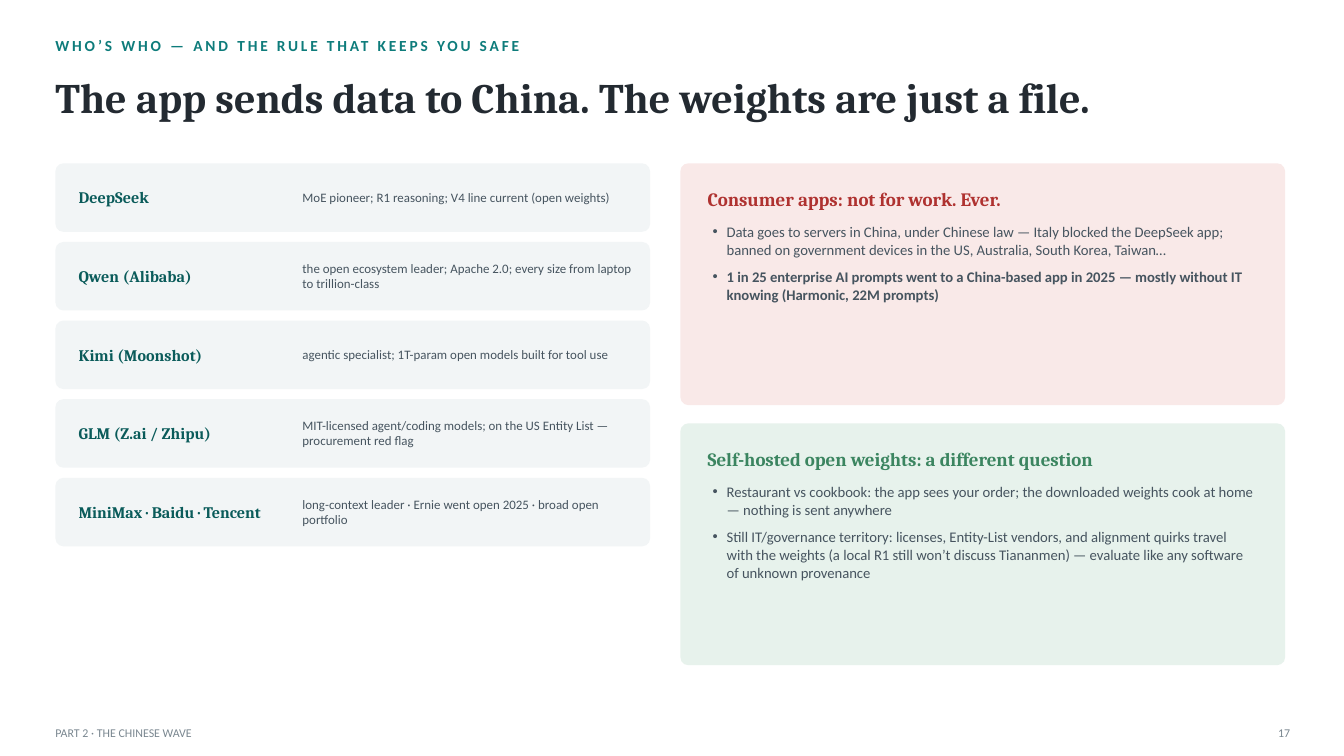
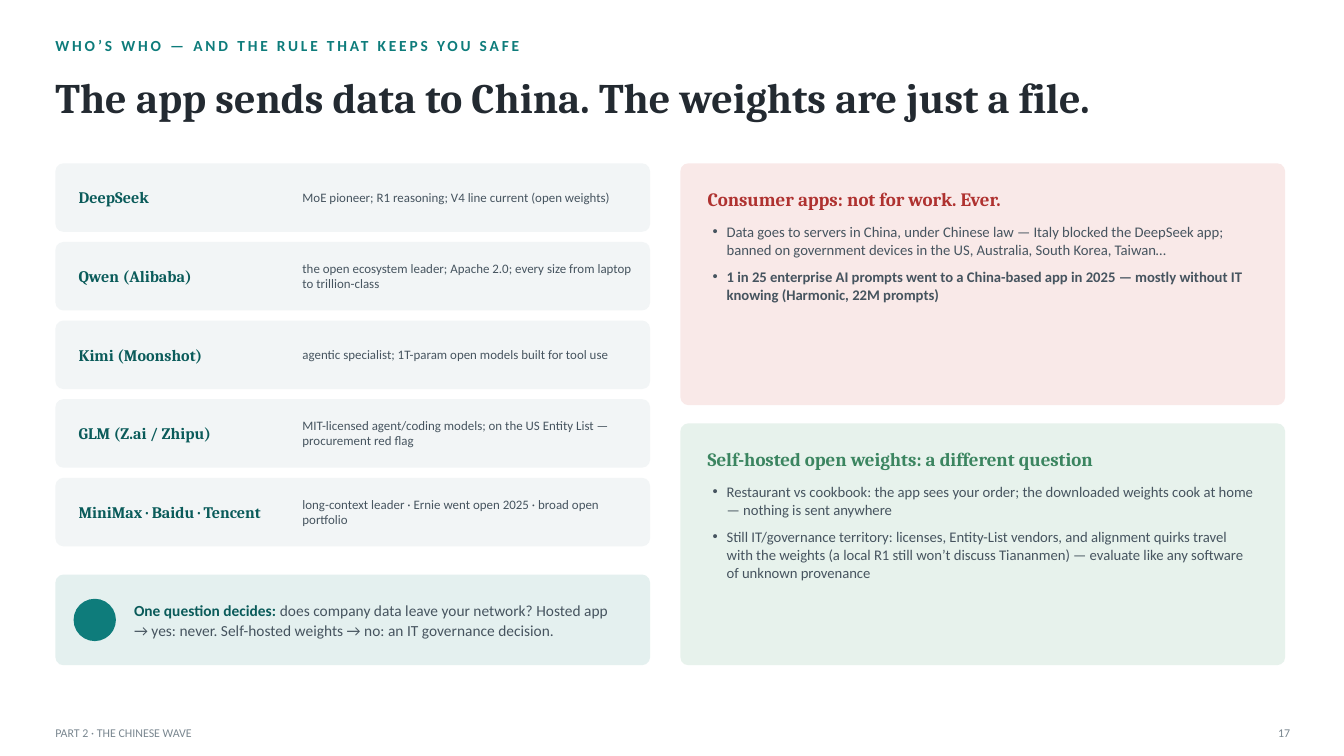
Before and after one commit to naviero1/Claude-Works, a slide deck: slide 17 of ai-training-prompt-engineering/deliverables/From_Prompts_to_Agents_Training.pptx. Drawn at 1344x756 pixels with LibreOffice and Linux fonts; fonts in the diff are those of the drawing; background and template pictures are left out. Boxes give left, top, right and bottom in pixels: in the first picture for what was removed or moved away, otherwise in the second. Text is boxed around its words. In the diff, an @@ line names an element or a change of style, - is before the commit and + after.

```diff
--- a/ai-training-prompt-engineering/deliverables/From_Prompts_to_Agents_Training.pptx
+++ b/ai-training-prompt-engineering/deliverables/From_Prompts_to_Agents_Training.pptx
@@ rounded rectangle added at [55,575,650,665], fill #E4F0EF @@
@@ ellipse added at [74,599,116,641], fill #0E7C7B @@
@@ text added at [134,605,608,639], 11 pt, text #46545F @@
+One question decides: does company data leave your network? Hosted app → yes: never. Self-hosted weights → no: an IT governance decision.
```
Also in this commit, not shown: 38 other slides changed, 1 slide added, 10 other files.
